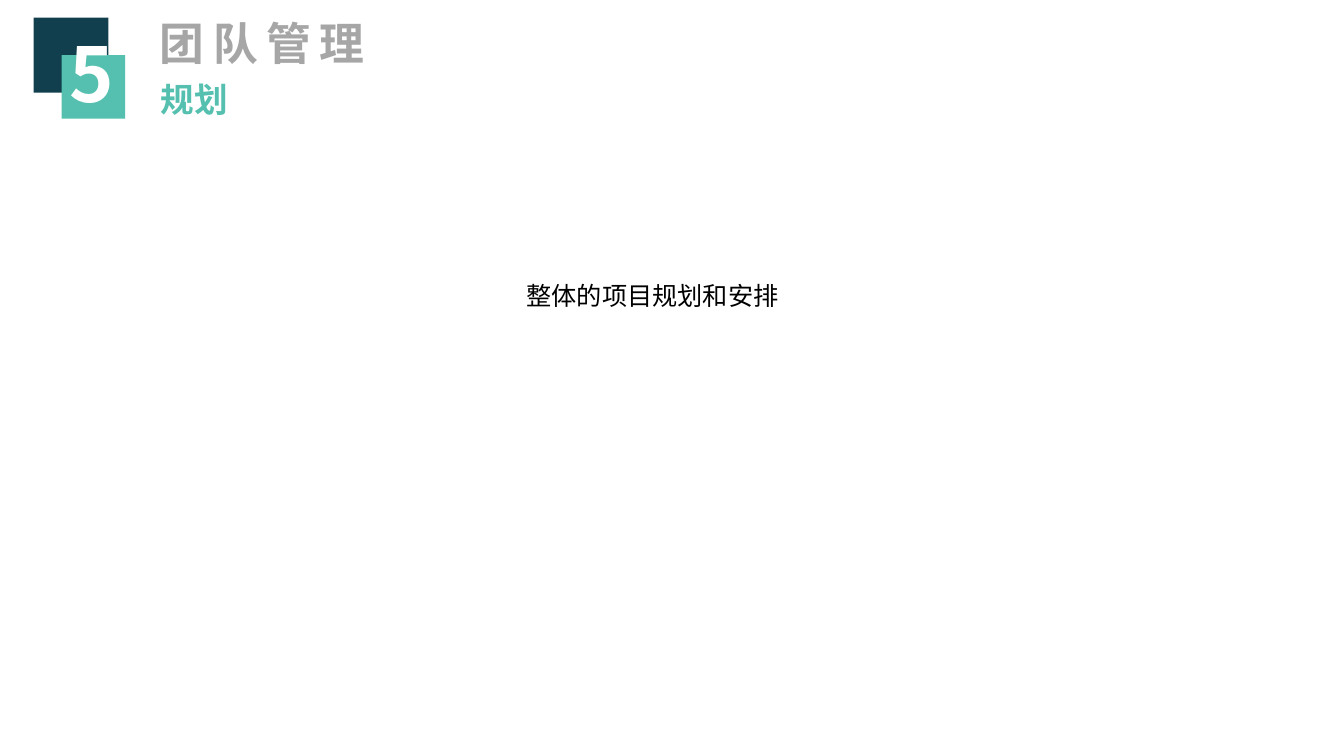
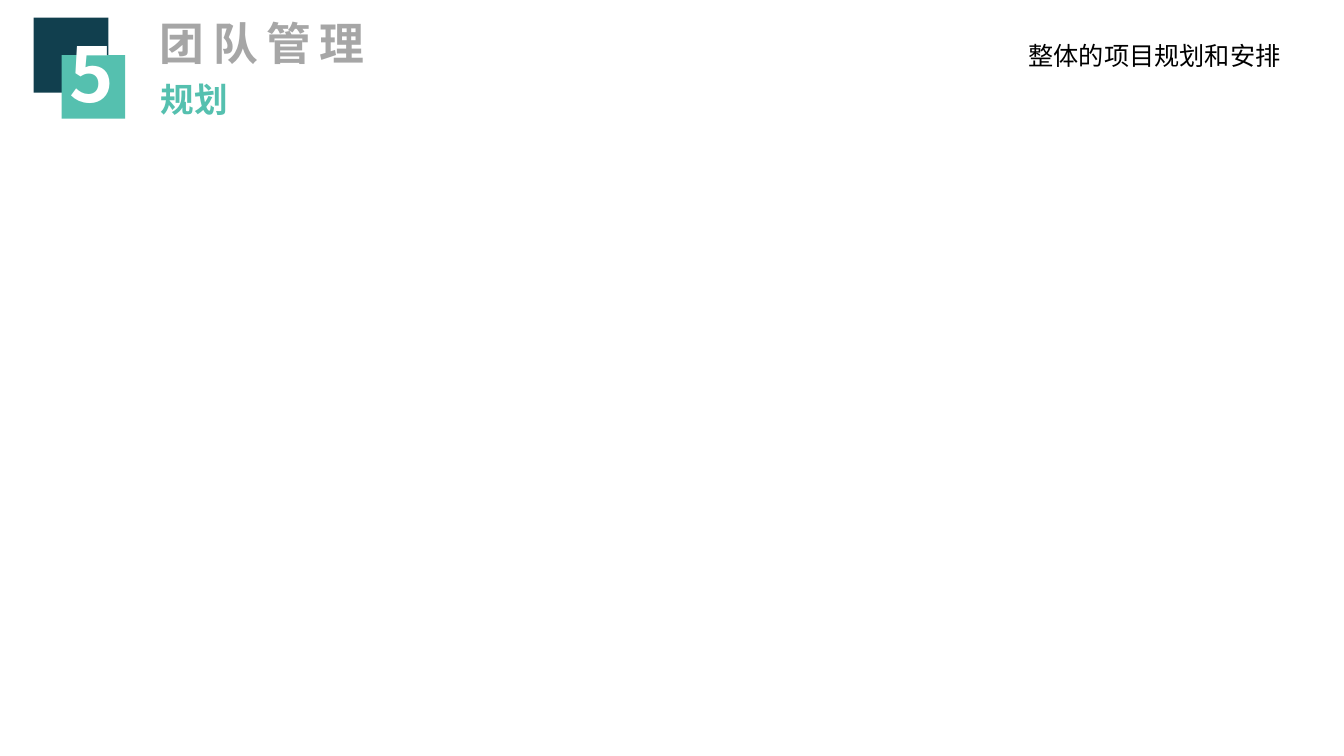
Before and after one commit to zjutfly/fly, a slide deck: slide 28 of fly_ppt.pptx. Drawn at 1344x756 pixels with LibreOffice and Linux fonts; fonts in the diff are those of the drawing. Boxes give left, top, right and bottom in pixels: in the first picture for what was removed or moved away, otherwise in the second. Text is boxed around its words. In the diff, an @@ line names an element or a change of style, - is before the commit and + after.

```diff
--- a/fly_ppt.pptx
+++ b/fly_ppt.pptx
@@ text "整体的项目规划和安排": place and size @@
-text "整体的项目规划和安排" at bbox=[527, 283, 779, 307]
+text "整体的项目规划和安排" at bbox=[1029, 43, 1281, 67]
```
Also in this commit, not shown: 4 other slides changed, 2 slides added, 2 slides removed, 9 other files.
